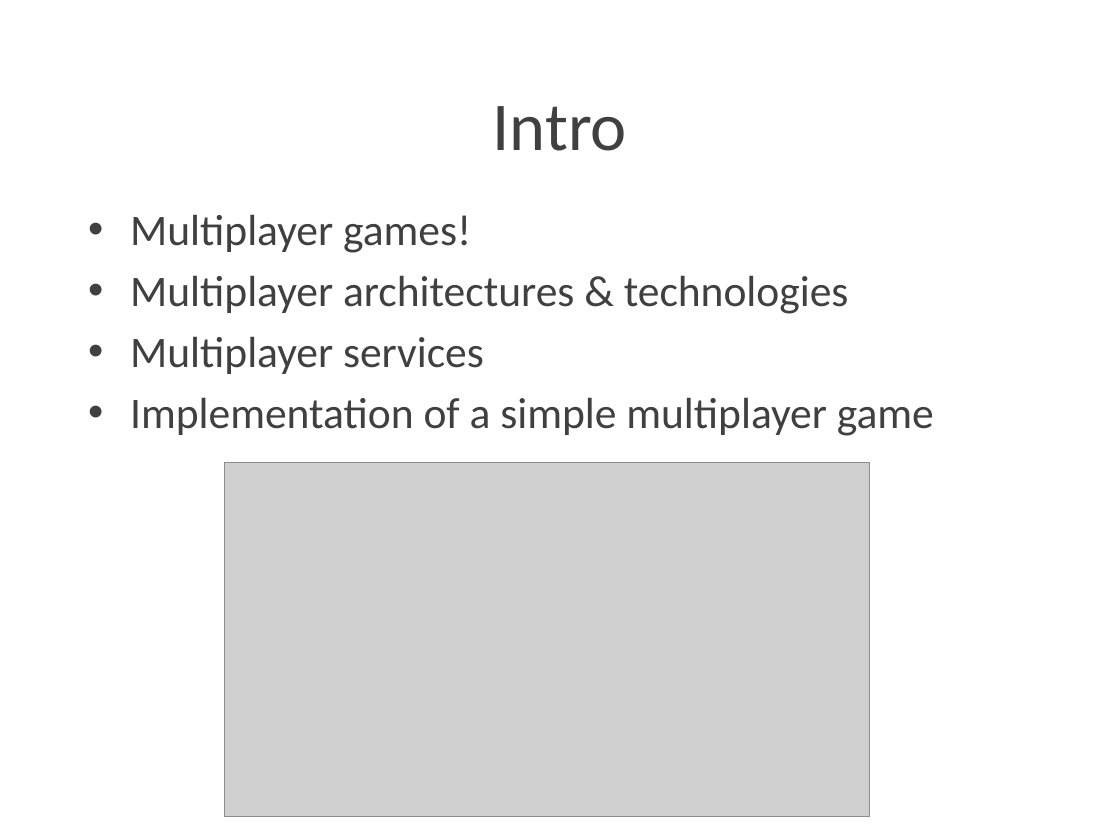
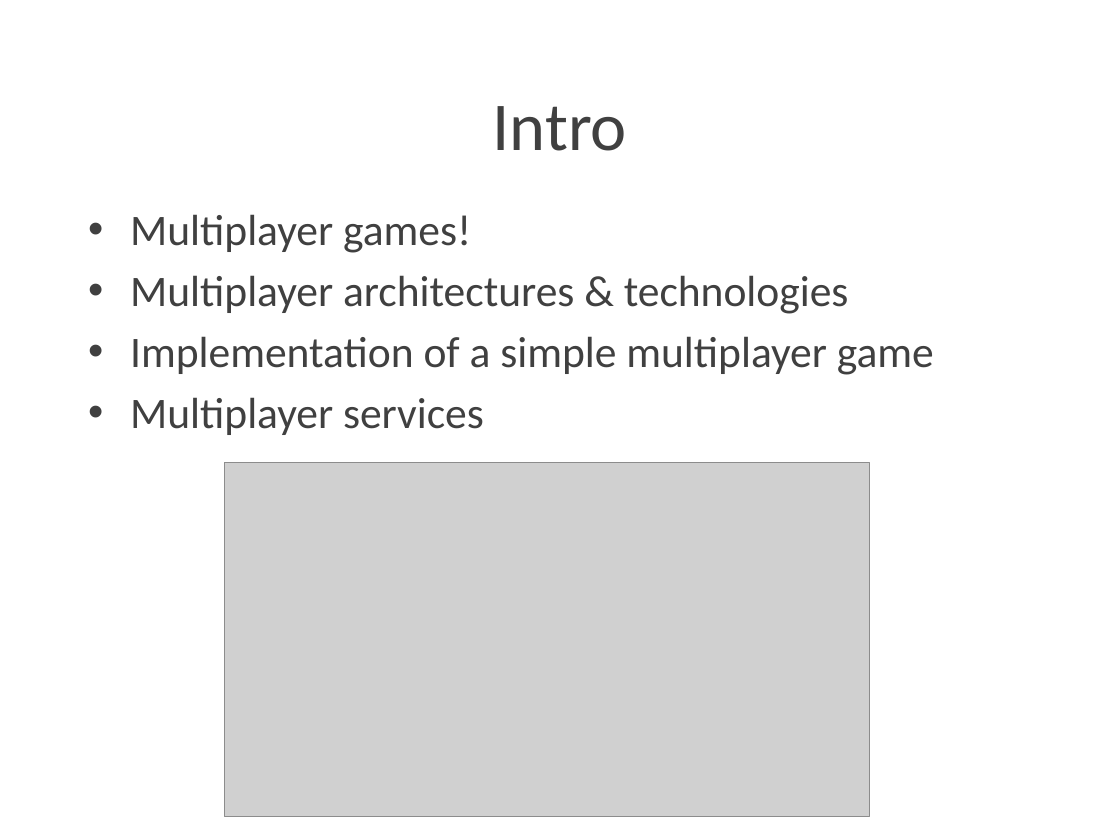
Before and after one commit to Lotti/codemotion2015, a slide deck: slide 3 of slides/slides.pptx. Drawn at 1120x840 pixels with LibreOffice and Linux fonts; fonts in the diff are those of the drawing; grey boxes stand for pictures; background and template pictures are left out. Boxes give left, top, right and bottom in pixels: in the first picture for what was removed or moved away, otherwise in the second. Text is boxed around its words. In the diff, an @@ line names an element or a change of style, - is before the commit and + after.

```diff
--- a/slides/slides.pptx
+++ b/slides/slides.pptx
@@ text at [130,336,934,375]: paragraph added @@
+• Implementation of a simple multiplayer game
@@ text at [130,397,934,436]: paragraph removed @@
-• Implementation of a simple multiplayer game
```
Also in this commit, not shown: 3 other slides changed, 7 slides added, 1 other file.
